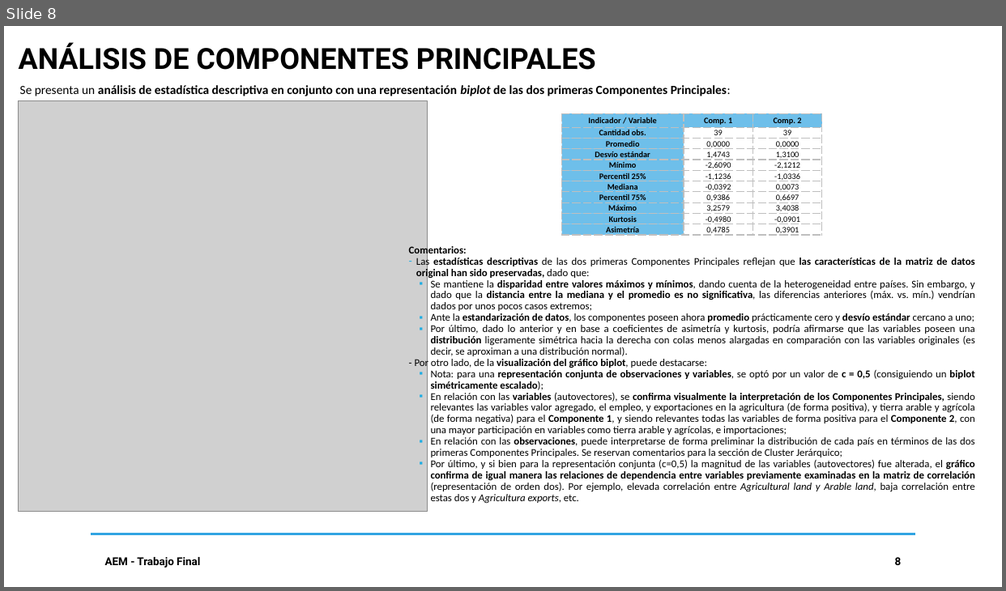
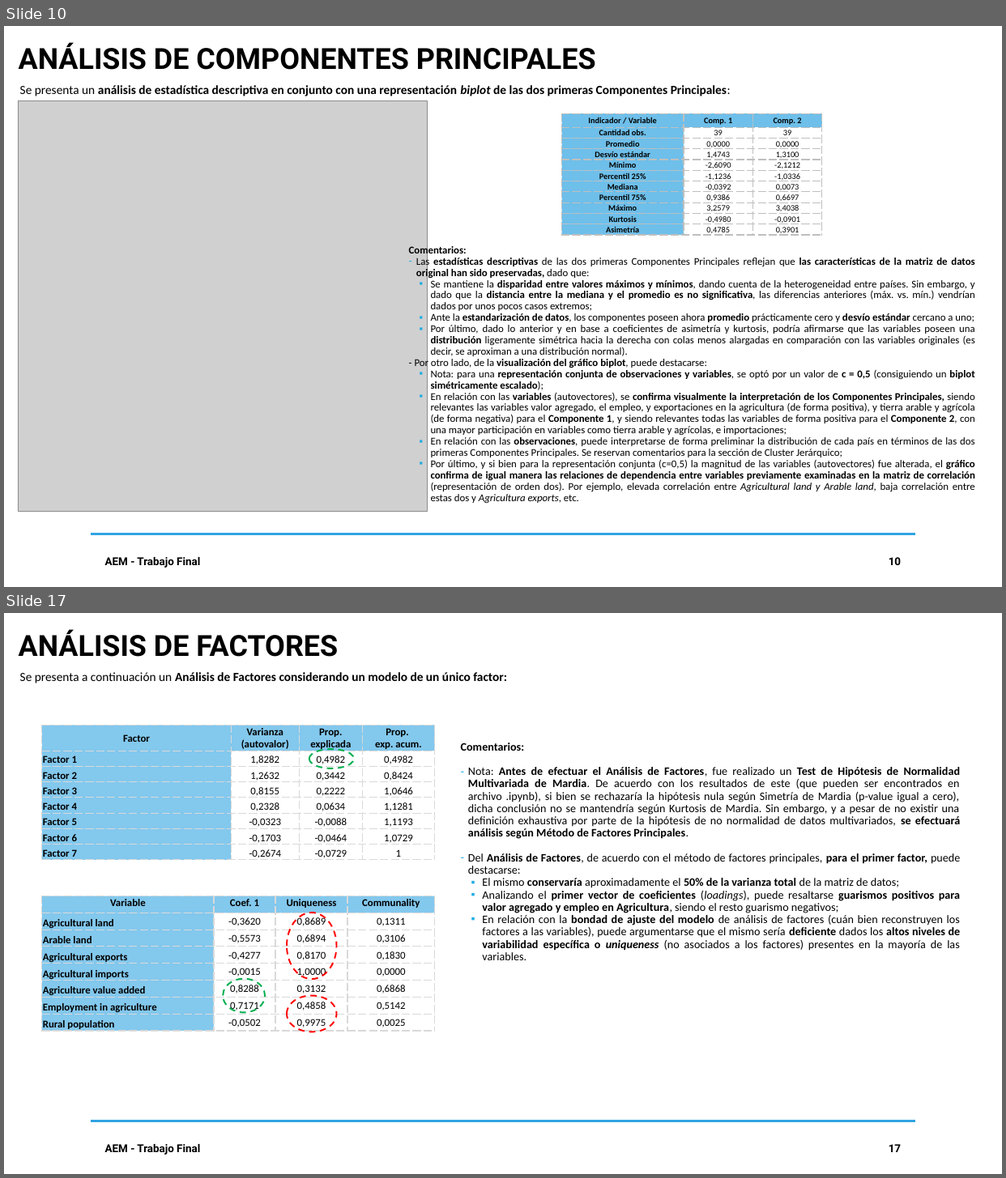
Before and after one commit to DavidGuzzi/MECMT04, a slide deck: AEM PPT 20240930.pptx. Shown one above the other, each under a label of ours: slide 8 before the commit, slides 10 and 17 after it; the slides between them are not shown. The pictures are 1006x591 and 1006x1178 pixels, drawn with LibreOffice and Linux fonts; fonts in the diff are those of the drawing; grey boxes stand for pictures. Boxes give left, top, right and bottom in pixels: in the first picture for what was removed or moved away, otherwise in the second. Text is boxed around its words. In the diff, an @@ line names an element or a change of style, - is before the commit and + after.

```diff
--- a/AEM PPT 20240930.pptx
+++ b/AEM PPT 20240930.pptx
@@ slide 17 added at (4, 613, 1002, 1174), background #FFFFFF @@
@@ text added at (19, 629, 338, 657), 28 pt, text #000000, bold @@
+ANÁLISIS DE FACTORES
@@ text added at (20, 672, 507, 683), 12 pt, text #000000, bold @@
+Se presenta a continuación un Análisis de Factores considerando un modelo de un único factor:
@@ table added at (42, 726, 435, 863), 8 rows, 4 columns @@
+Factor | Varianza / (autovalor) | Prop. / explicada | Prop. / exp. acum.
+Factor 1 | 1,8282 | 0,4982 | 0,4982
+Factor 2 | 1,2632 | 0,3442 | 0,8424
+Factor 3 | 0,8155 | 0,2222 | 1,0646
+Factor 4 | 0,2328 | 0,0634 | 1,1281
+Factor 5 | -0,0323 | -0,0088 | 1,1193
+Factor 6 | -0,1703 | -0,0464 | 1,0729
+Factor 7 | -0,2674 | -0,0729 | 1
@@ ellipse added at (309, 749, 355, 769), outline #00B050 1.5 pt dashed @@
@@ text added at (461, 743, 961, 960), 11 pt, text #000000 @@
+Comentarios:
+– Nota: Antes de efectuar el Análisis de Factores, fue realizado un Test de Hipótesis de Normalidad Multivariada de Mardia. De acuerdo con los resultados de este (que pueden ser encontrados en archivo .ipynb), si bien se rechazaría la hipótesis nula según Simetría de Mardia (p-value igual a cero), dicha conclusión no se mantendría según Kurtosis de Mardia. Sin embargo, y a pesar de no existir una definición exhaustiva por parte de la hipótesis de no normalidad de datos multivariados, se efectuará análisis según Método de Factores Principales.
+– Del Análisis de Factores, de acuerdo con el método de factores principales, para el primer factor, puede destacarse:
+  ▪ El mismo conservaría aproximadamente el 50% de la varianza total de la matriz de datos;
+  ▪ Analizando el primer vector de coeficientes (loadings), puede resaltarse guarismos positivos para valor agregado y empleo en Agricultura, siendo el resto guarismo negativos;
+  ▪ En relación con la bondad de ajuste del modelo de análisis de factores (cuán bien reconstruyen los factores a las variables), puede argumentarse que el mismo sería deficiente dados los altos niveles de variabilidad específica o uniqueness (no asociados a los factores) presentes en la mayoría de las variables.
@@ table added at (42, 896, 434, 1034), 8 rows, 4 columns @@
+Variable | Coef. 1 | Uniqueness | Communality
+Agricultural land | -0,3620 | 0,8689 | 0,1311
+Arable land | -0,5573 | 0,6894 | 0,3106
+Agricultural exports | -0,4277 | 0,8170 | 0,1830
+Agricultural imports | -0,0015 | 1,0000 | 0,0000
+Agriculture value added | 0,8288 | 0,3132 | 0,6868
+Employment in agriculture | 0,7171 | 0,4858 | 0,5142
+Rural population | -0,0502 | 0,9975 | 0,0025
@@ ellipse added at (287, 913, 337, 979), outline #FF0000 1.5 pt dashed @@
@@ ellipse added at (223, 979, 265, 1013), outline #00B050 1.5 pt dashed @@
@@ ellipse added at (287, 995, 337, 1033), outline #FF0000 1.5 pt dashed @@
@@ line added from (90, 1122) to (916, 1122), #31A4E2 2 pt @@
@@ text added at (105, 1144, 200, 1155), 10.5 pt, text #000000, bold @@
+AEM - Trabajo Final
@@ page number added at (889, 1144, 901, 1152), 10.5 pt, text #000000, bold @@
+17
@@ what was slide 8 is now slide 10 @@
@@ page number at (889, 557, 901, 565): text changed @@
-8
+10
```
Also in this commit, not shown: 10 slides changed, 5 other slides added, 1 slide removed, 4 other files.
